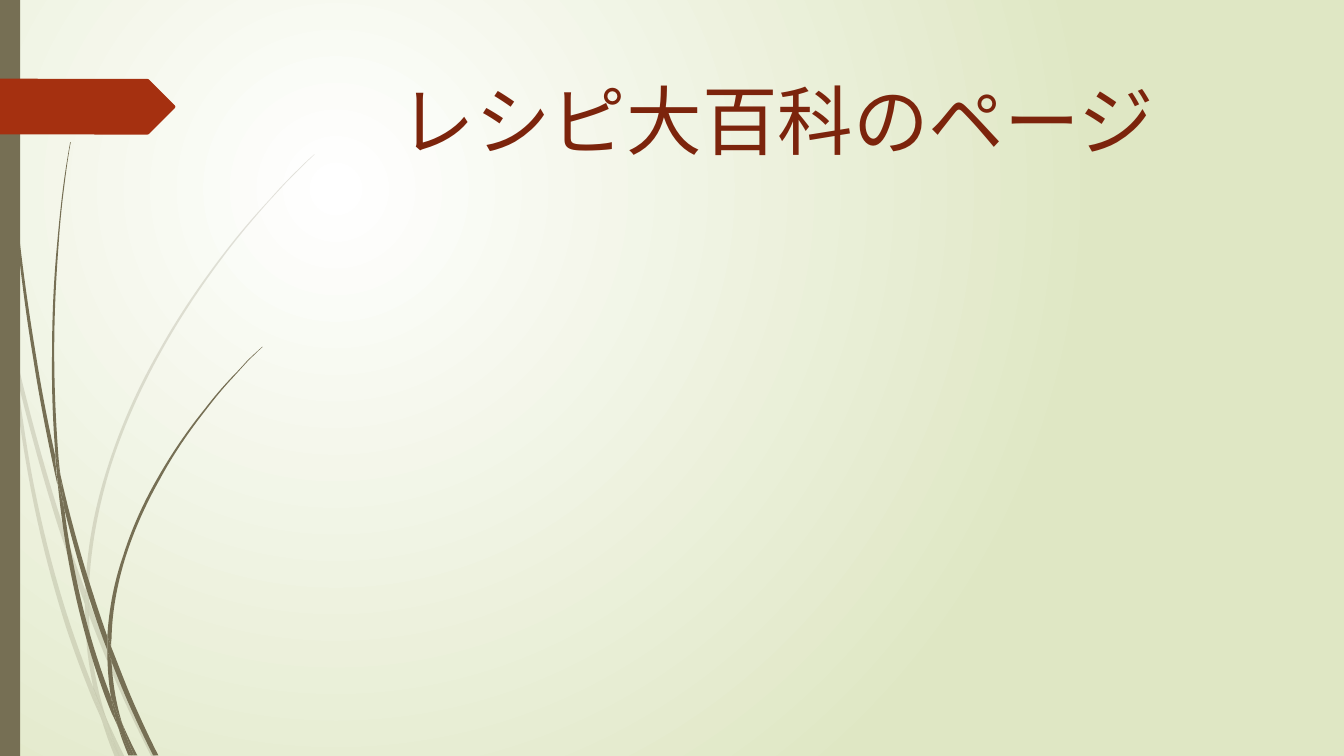
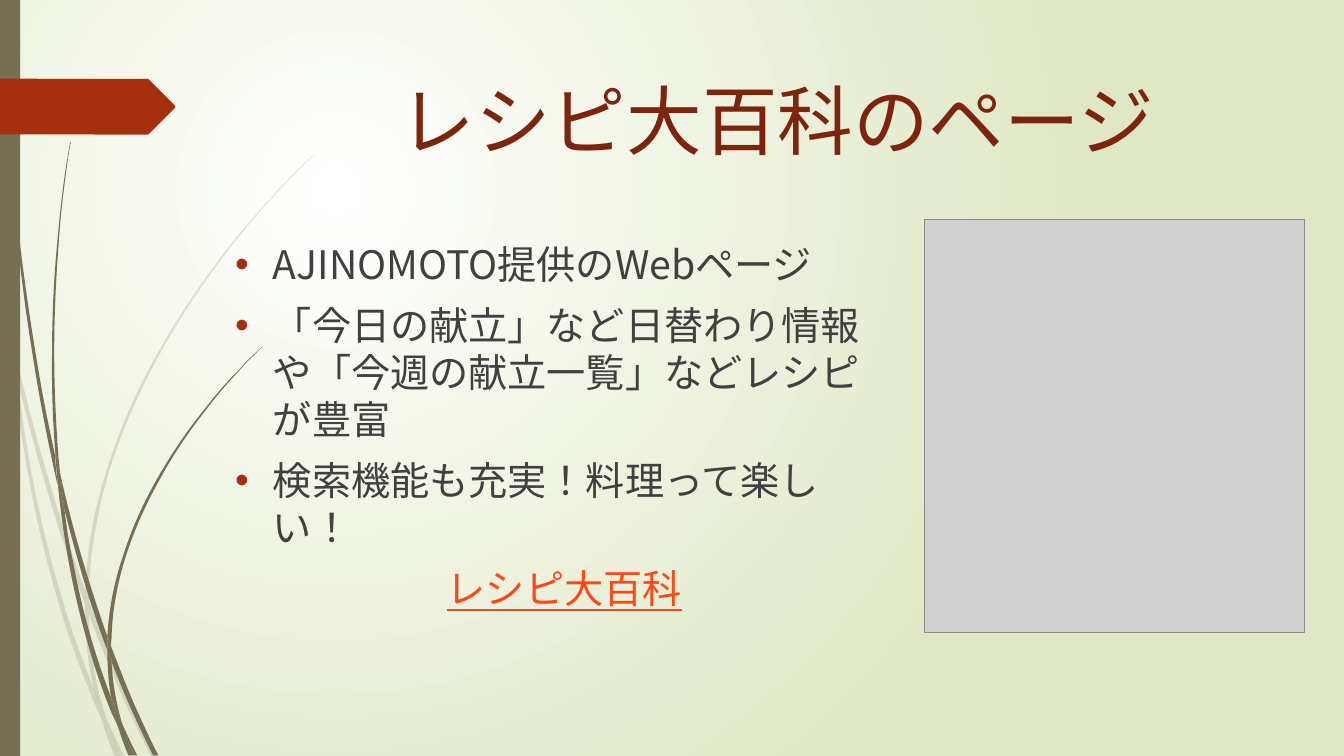
Before and after one commit to Info-lite/infolite, a slide deck: slide 9 of powerpoint/01/sample.pptx. Drawn at 1344x756 pixels with LibreOffice and Linux fonts; fonts in the diff are those of the drawing; grey boxes stand for pictures. Boxes give left, top, right and bottom in pixels: in the first picture for what was removed or moved away, otherwise in the second. Text is boxed around its words. In the diff, an @@ line names an element or a change of style, - is before the commit and + after.

Commit message:
#716 先ほどのは間違いで今回は正しいのを反映

```diff
--- a/powerpoint/01/sample.pptx
+++ b/powerpoint/01/sample.pptx
@@ picture added at bbox=[925, 220, 1305, 632] @@
@@ text added at bbox=[273, 246, 860, 611], 28 pt, text #404040 @@
+• AJINOMOTO提供のWebページ
+• 「今日の献立」など日替わり情報や「今週の献立一覧」などレシピが豊富
+• 検索機能も充実！料理って楽しい！
+レシピ大百科
```
Also in this commit, not shown: 6 other slides changed.
